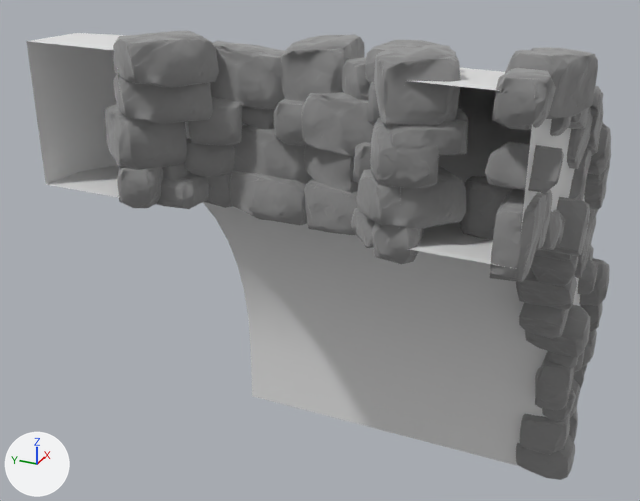
An edit to the FBX model LightProjectGame/Assets/FBX/Structures/Half_Roof_Hole_SidePiece_Right.fbx, drawn before and after from the same camera.
Rendered twice from a 50 mm lens placed at (-11.11, -1.26, 8.51), pointed at (-1.57, 3.03, 3.74). The axes (+X, +Y, +Z) are drawn at lower left. The lights are the same throughout. Where no turn or scale is listed for an object, it has been applied to the vertices.

The scene before the commit, as lines of its bpy script (objects in view):
```python
me_rock_01_001 = bpy.data.meshes.new('Rock_01.001')
me_rock_01_001.from_pydata(...)  # 5017 vertices, 9758 faces; spans x -0.99..5.06, y -3.01..1.68, z -5.27..1.72
me_rock_01_001.materials.append(mat_rock_big)  # its picture is missing
me_roof_arch_hole_02_001 = bpy.data.meshes.new('Roof_Arch_Hole_02.001')
me_roof_arch_hole_02_001.from_pydata(...)  # 98 vertices, 94 faces; spans x -4.25..1.5, y 0.0..5.0, z 0.0..6.75
me_roof_arch_hole_02_001.materials.append(mat_wall)  # its picture is missing
ob_rock_01_001 = bpy.data.objects.new('Rock_01.001', me_rock_01_001)
ob_rock_01_001.location = (-3.42, 2.66, 5.25)
ob_roof_arch_hole_02_001 = bpy.data.objects.new('Roof_Arch_Hole_02.001', me_roof_arch_hole_02_001)
ob_roof_arch_hole_02_001.location = (0.0, 0.0, 0.0)
```
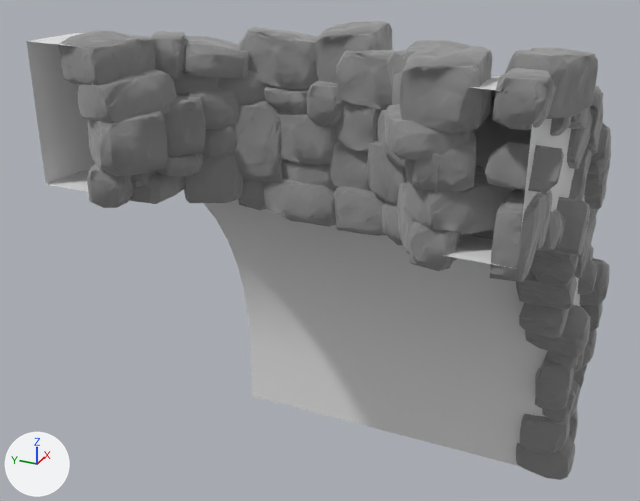
Where the newer file only moved an object's origin or applied its transform, the numbers keep the older frame.

Edits to the bpy script that builds the scene:
```text
Change me_rock_01_001:
    remove me_rock_01_001.from_pydata(...)  # 5017 vertices, 9758 faces; spans x -0.99..5.06, y -3.01..1.68, z -5.27..1.72
    add me_rock_01_001.from_pydata(...)  # 5914 vertices, 11496 faces; spans x -1.0..5.06, y -3.01..2.03, z -5.27..1.72
    me_rock_01_001 part 2: the loose piece of 60 vertices spanning x -0.94..-0.09, y 0.8..1.68, z 0.32..0.93 is copied, and the copy is turned -9.3 degrees about the z axis through its middle, then moved by (0.56, 0.09, -0.05); it spans x -0.39..0.47, y 0.88..1.78, z 0.27..0.88
    me_rock_01_001 part 3: the loose piece of 108 vertices spanning x -0.52..0.36, y -2.99..-2.3, z 1.14..1.72 is copied, and the copy is multiplied about its middle by the matrix ((-0.68, 0.171, -0.713), (-0.679, 0.219, 0.7), (0.275, 0.961, -0.033)), then moved by (0.39, 1.13, -0.37); it spans x -0.11..0.78, y -1.94..-1.06, z 0.78..1.34
    me_rock_01_001 part 4: the loose piece of 106 vertices spanning x -0.94..0.01, y -2.07..-1.1, z 0.08..0.61 is copied, and the copy is turned -86.2 degrees about the z axis through its middle, then moved by (0.84, 0.23, 0.27); it spans x -0.1..0.85, y -1.84..-0.88, z 0.36..0.88
    me_rock_01_001 part 5: the loose piece of 27 vertices spanning x -0.45..0.02, y -1.38..-0.91, z 0.33..0.77 is copied, and the copy is turned 47.1 degrees about the z axis through its middle, then moved by (0.61, -0.13, -0.82); it spans x 0.15..0.66, y -1.5..-1.02, z -0.5..-0.05
    me_rock_01_001 part 6: the loose piece of 60 vertices spanning x -0.32..0.48, y -1.12..-0.32, z 0.14..0.74 is copied, and the copy is multiplied about its middle by the matrix ((0.325, 0.829, -0.456), (-0.186, -0.417, -0.89), (-0.927, 0.374, 0.018)), then moved by (0.5, -0.47, -0.21); it spans x 0.16..0.98, y -1.59..-0.79, z -0.12..0.58
    me_rock_01_001 part 7: the loose piece of 71 vertices spanning x -0.65..0.1, y 0.69..1.4, z -0.14..0.22 is copied, and the copy is moved by (1.16, -1.1, -0.02); it spans x 0.51..1.27, y -0.41..0.31, z -0.16..0.2
    me_rock_01_001 part 8: the loose piece of 60 vertices spanning x -0.17..0.55, y -0.76..-0.08, z 0.95..1.58 is copied, and the copy is moved by (0.71, -0.2, -1.07); it spans x 0.54..1.25, y -0.97..-0.28, z -0.12..0.51
    me_rock_01_001 part 9: the loose piece of 106 vertices spanning x -0.19..0.33, y -0.41..0.52, z 0.1..0.69 is copied, and the copy is multiplied about its middle by the matrix ((0.988, 0.002, 0.158), (0.157, 0.014, -0.987), (-0.005, 1.0, 0.014)), then moved by (0.58, 0.49, -0.09); it spans x 0.36..0.92, y 0.22..0.86, z -0.15..0.78
    me_rock_01_001 part 10: the loose piece of 71 vertices spanning x -0.65..0.1, y 0.69..1.4, z -0.14..0.22 is copied, and the copy is multiplied about its middle by the matrix ((0.757, -0.648, 0.083), (0.653, 0.753, -0.076), (-0.013, 0.112, 0.994)), then moved by (0.79, -0.03, 1.15); it spans x 0.03..0.92, y 0.59..1.46, z 1.0..1.41
    me_rock_01_001 part 11: the loose piece of 47 vertices spanning x -0.45..0.03, y 0.41..1.02, z 0.16..0.55 is copied, and the copy is moved by (0.76, 0.02, 0.54); it spans x 0.31..0.78, y 0.43..1.04, z 0.71..1.09
    me_rock_01_001 part 12: the loose piece of 27 vertices spanning x -0.93..-0.46, y 0.97..1.45, z -0.09..0.36 is copied, and the copy is moved by (0.81, 0.13, 1.13); it spans x -0.12..0.35, y 1.1..1.57, z 1.04..1.49
    me_rock_01_001 part 13: the loose piece of 60 vertices spanning x -0.94..-0.09, y 0.8..1.68, z 0.32..0.93 is copied, and the copy is multiplied about its middle by the matrix ((0.273, -0.962, 0.026), (0.96, 0.274, 0.055), (-0.06, 0.01, 0.998)), then moved by (0.97, -0.14, -0.71); it spans x 0.01..0.9, y 0.67..1.53, z -0.38..0.22
    me_rock_01_001 part 14: the loose piece of 47 vertices spanning x -0.45..0.03, y 0.41..1.02, z 0.16..0.55 is copied, and the copy is multiplied about its middle by the matrix ((-0.405, 0.812, 0.421), (0.204, -0.368, 0.907), (0.891, 0.453, -0.017)), then moved by (0.18, 0.49, -0.16); it spans x -0.39..0.27, y 0.97..1.47, z 0.02..0.31
    me_rock_01_001 part 15: the loose piece of 47 vertices spanning x -0.18..0.3, y -0.16..0.48, z 0.65..0.96 is copied, and the copy is multiplied about its middle by the matrix ((-0.92, 0.391, -0.027), (-0.392, -0.913, 0.114), (0.02, 0.115, 0.993)), then moved by (0.29, 0.97, 0.17); it spans x 0.04..0.66, y 0.84..1.42, z 0.81..1.11
    me_rock_01_001 part 16: 1978 vertices moved from x -0.99..0.55, y -2.08..1.68, z -0.29..1.69 to x -1.0..1.34, y -2.5..2.03, z -0.59..1.71
Change me_roof_arch_hole_02_001:
    remove me_roof_arch_hole_02_001.from_pydata(...)  # 98 vertices, 94 faces; spans x -4.25..1.5, y 0.0..5.0, z 0.0..6.75
    add me_roof_arch_hole_02_001.from_pydata(...)  # 96 vertices, 90 faces; spans x -4.25..1.5, y 0.0..5.0, z 0.0..6.75
    me_roof_arch_hole_02_001 part 1
    8 vertices are removed from x -3.42..-2.76, y 2.13..2.87, z 5.11..6.64
    16 faces are deleted
    12 vertices move from x -4.25..-3.53, y 1.06..3.94, z 5.16..6.75 to x -4.25..-3.17, y 0.75..4.25, z 5.11..6.75
    6 vertices are added at (-2.78, 1.65, 6.46), (-2.78, 3.35, 6.46), (-2.8, 1.69, 5.04), (-2.8, 3.35, 5.04), (-2.65, 2.5, 6.43), (-2.69, 2.5, 5.0)
    12 new faces join them
```

Boxes [x1, y1, x2, y2] around the edits, measured in the pictures (640 x 501 px; the box of a moved part takes in the faces that stretch with it):
'Rock_01.001', reshaped (9% wider)
    before: [105, 30, 611, 480]
    after: [58, 21, 611, 480]
part 1 of me_roof_arch_hole_02_001, moved or reshaped
    both: [28, 33, 516, 269]
part 2 of me_rock_01_001, added
    after: [162, 95, 205, 157]
part 3 of me_rock_01_001, added
    after: [392, 73, 401, 105]
part 4 of me_rock_01_001, added
    after: [377, 110, 405, 168]
part 5 of me_rock_01_001, added
    after: [382, 203, 403, 245]
part 6 of me_rock_01_001, added
    after: [366, 141, 406, 206]
part 7 of me_rock_01_001, added
    after: [282, 159, 337, 190]
part 8 of me_rock_01_001, added
    after: [330, 140, 371, 191]
part 9 of me_rock_01_001, added
    after: [233, 100, 283, 182]
part 10 of me_rock_01_001, added
    after: [184, 36, 249, 78]
part 11 of me_rock_01_001, added
    after: [218, 71, 268, 106]
part 12 of me_rock_01_001, added
    after: [150, 32, 189, 78]
part 13 of me_rock_01_001, added
    after: [184, 154, 243, 203]
part 14 of me_rock_01_001, added
    after: [155, 153, 203, 176]
part 15 of me_rock_01_001, added
    after: [172, 72, 219, 95]
part 16 of me_rock_01_001, moved or reshaped
    before: [105, 30, 468, 264]
    after: [58, 21, 493, 271]
